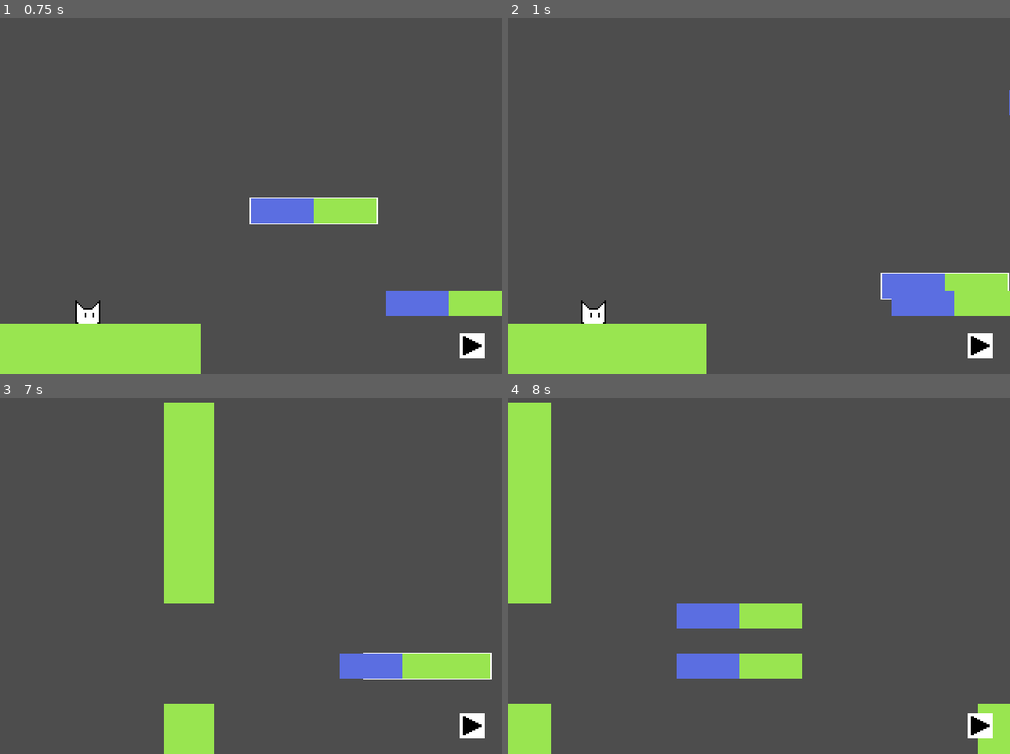
Above: before the commit, frames 1-4 (two rows, left to right).
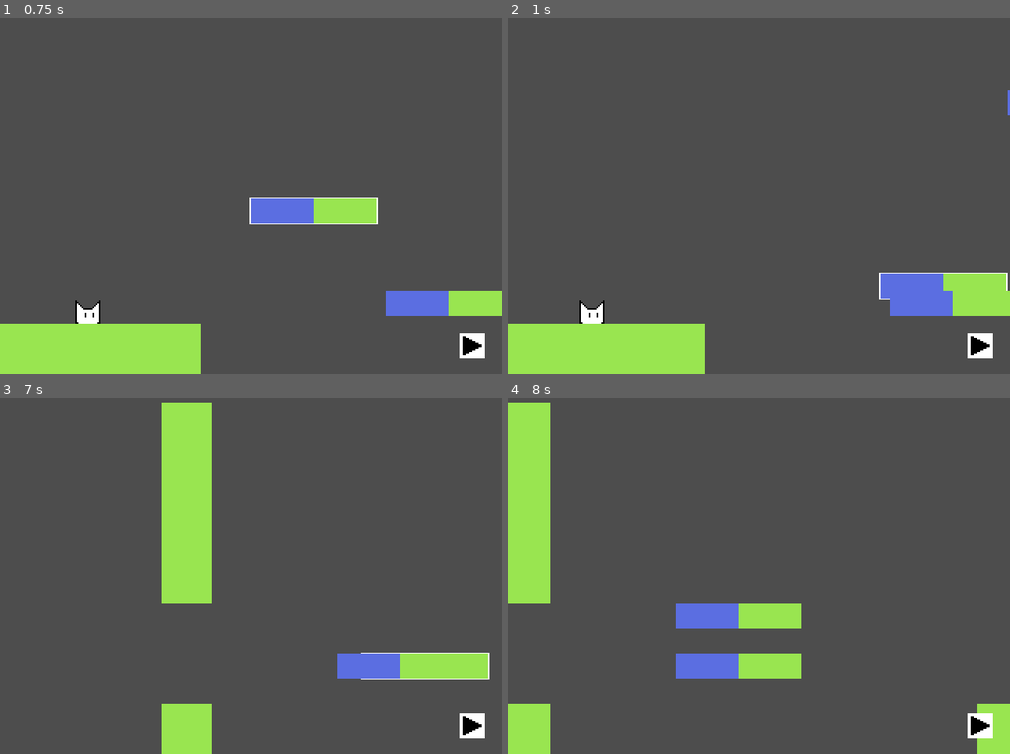
Above: after the commit, the same moments.

Repository: D-Waack/sleepy-runner-godot4
Game: Godot game, scene res://World/Maps/test_map.tscn
The game is run twice, just before and just after one commit, with the same random seed, the same clock (stepped at 60 frames per second) and the same inputs.
Inputs (mouse positions are in pixels of both pictures, inside the frame that each line leads up to):
- Up to frame 1 (0.75 s): tap Enter (ui_accept) at 0.5 s; drag from (266, 178) to (446, 302) at 0.52 s
- Up to frame 2 (1 s): no input
- Up to frame 3 (7 s): drag from (431, 682) to (225, 640) at 1.27 s; move the mouse to (356, 483) at 2.02 s; click (356, 483) at 2.17 s; tap Enter (ui_accept) at 2.75, 3.77, 4.25, 5.75 s; drag from (276, 565) to (220, 682) at 2.77 s; move the mouse to (175, 472) at 3.52 s; click (175, 472) at 3.67 s; drag from (361, 547) to (281, 483) at 4.27 s; move the mouse to (150, 583) at 5.02 s; click (150, 583) at 5.17 s; drag from (301, 483) to (50, 640) at 5.77 s; drag from (451, 490) to (451, 665) at 6.52 s
- Up to frame 4 (8 s): drag from (884, 665) to (733, 640) at 7.27 s

Frame 1 is identical in both runs. In frame 2, 0.3% of the frame differs, in the area x 14-100%, y 20-100%; in frame 3, 0.8%, in the area x 32-98%, y 1-100%; in frame 4, 0.2%.

Commit message:
Update script do mapa, adicao de comentarios e remocao de numeros magicos

Diff:
--- a/Projeto/World/Maps/test_map.gd
+++ b/Projeto/World/Maps/test_map.gd
@@ -1,44 +1,59 @@
 extends Node2D
 
-@onready var camera = $Camera2D
-@onready var player = $Player
+# Variaveis de nós
+## Objetos, limites e mapa
+@onready var tilemap = $Map
 @onready var objects = $Objects
 
-@onready var tilemap = $TileMap
+## Personagens, câmera
+@onready var camera = $Camera
+@onready var player = $Player
 
+## Interface gráfica
 @onready var interface = $GUI
 
-var limit_left = 0.0
-const limit_top = 0.0
-@onready var limit_bottom = $Boundaries/BottomBoundary.position.y
+# Variáveis de controle e máquina de estados
+enum control_states {PREPARE, SELECT, RUN, VICTORY} # estados da máquina
+var current_state = 0 # estado atual
+
+var play_pressed = false # controle entre edição de mapa e execução
+
+# Variáveis de posicionamento
+const limit_top = 0.0 # não muda, pode ser constante
+var limit_left = 0.0 # mudada para controlar posição inicial horizontal da câmera
+@onready var limit_bottom = $Boundaries/BottomBoundary.position.y # anotação @onready porque precisa da posição de um nó em Boundaries
 @onready var limit_right = $Boundaries/RightBoundary.position.x
 
-enum control_states {PREPARE, SELECT, RUN, VICTORY}
+@onready var player_position = player.position # Posição original do personagem jogável
 
-var current_state = 0
+# Constantes da câmera
+const object_drag_camera_ratio = 2.0 # velocidade de deslize da câmera
+const right_drag_threshold = 0.85 # porcentagem máxima da tela para deslize durante arrasto de objeto
+const left_drag_threshold = 0.15 # porcentagem mínima da tela para deslize durante arrasto de objeto
 
-var play_pressed = false
-
-@onready var player_position = player.position
-
-const object_drag_camera_ratio = 2.0
-
+# Configuração inicial
 func _ready():
+	# Limites da câmera são configurados
 	camera.limit_left = limit_left
 	camera.limit_bottom = limit_bottom
 	camera.limit_top = limit_top
 	camera.limit_right = limit_right
+
+	# Posição inicial da câmera é configurada
 	camera.position = player.position
 
+	# Limite esquerdo da câmera é ajustado
 	limit_left += get_viewport().get_visible_rect().size.x / 2
 
+# Roda todo frame
 func _process(_delta):
-	get_current_state()
+	# Estado atual é configurado
+	set_current_state()
 
-	camera.position.x = max(limit_left, camera.position.x)
-	camera.position.y = min(limit_top, camera.position.y)
-	camera.position.y = max(limit_bottom, camera.position.y)
+	# Ajuste da posição da câmera
+	adjust_camera_position()
 
+	# Ajuste de variáveis para cada estado (match = switch case)
 	match current_state:
 		control_states.PREPARE:
 			camera.can_drag = true
@@ -47,10 +62,13 @@
 		control_states.RUN:
 			camera.follow_along(player)
 
+	# Checks de estado
 	if player.position.y > limit_bottom:
 		player.kill()
 
-func get_current_state():
+# Subrotinas de Process
+## Configura estado atual com base em algumas condições
+func set_current_state():
 	if objects.has_grabbed:
 		current_state = control_states.SELECT
 	elif play_pressed:
@@ -58,35 +76,64 @@
 	else:
 		current_state = control_states.PREPARE
 
+## Ajuste da posição da câmera para que não passe dos limites
+func adjust_camera_position():
+	camera.position.x = max(limit_left, camera.position.x)
+	camera.position.y = min(limit_top, camera.position.y)
+	camera.position.y = max(limit_bottom, camera.position.y)
+
+# Funções de sinais
+## Quando o personagem morre
 func _on_player_dead(): # soft reset
+	# voltar ao estado de edição
 	current_state = control_states.PREPARE
-	player.position = player_position
-	interface.soft_reset()
-	objects.block_grabbing(false)
 	play_pressed = false
 
+	# objetos permitem edição outra vez
+	objects.block_grabbing(false)
+
+	# player volta ao seu lugar
+	player.position = player_position
+
+	# interface é resetada
+	interface.soft_reset()
+
+## Quando botão de play é pressionado
 func _on_gui_play_button_pressed():
+	# objetos bloqueiam edição
+	objects.block_grabbing(true)
+
+	# update em variáveis de controle
 	play_pressed = true
-	player.reset_start()
-	objects.block_grabbing(true)
 	camera.can_drag = false
 
+	# movimento e física do player são liberados
+	player.reset_start()
+
+## Quando arrastando um objeto, encaixar ele na grid
 func _on_objects_fit_to_grid(object):
-	if get_viewport().get_mouse_position().x > get_viewport().get_visible_rect().size.x * 0.85:
+	# Se posição do arrasto na tela é maior que os thresholds, arrastar a tela
+	if get_viewport().get_mouse_position().x > get_viewport().get_visible_rect().size.x * right_drag_threshold:
 		camera.position.x += object_drag_camera_ratio
-	elif get_viewport().get_mouse_position().x < get_viewport().get_visible_rect().size.x * 0.15:
+	elif get_viewport().get_mouse_position().x < get_viewport().get_visible_rect().size.x * left_drag_threshold:
 		camera.position.x = max(camera.position.x - object_drag_camera_ratio, 0)
 
+	# Cálculo de posição na grid do tilemap para fazer o snap/encaixe
 	var current_position = tilemap.to_local(object.position)
 	var map_position = tilemap.local_to_map(current_position)
 	var next_position = tilemap.map_to_local(map_position)
 	next_position = Vector2(next_position.x - tilemap.tile_set.tile_size.x/2, next_position.y - tilemap.tile_set.tile_size.y/2)
 
+	# Checando se a posição está dentro dos limites. Se está, atualizar a posição. Se não, resetar a posição
 	if next_position.y < limit_bottom and next_position.y > -16 and next_position.x > -16:
 		object.position = next_position
 	else:
 		object.reset_position()
 
+## Quando o personagem alcança a bandeira
 func _on_goal_goal_reached():
+	# Update para o estado de vitória
 	current_state = control_states.VICTORY
+
+	# Mostrar a tela de vitória
 	interface.show_victory()
--- a/Projeto/World/Maps/test_map.tscn
+++ b/Projeto/World/Maps/test_map.tscn
@@ -29,18 +29,10 @@
 script = ExtResource("1_tcxhk")
 metadata/_edit_vertical_guides_ = []
 
-[node name="TileMap" type="TileMap" parent="."]
+[node name="Map" type="TileMap" parent="."]
 tile_set = SubResource("TileSet_dpf6e")
 format = 2
 layer_0/tile_data = PackedInt32Array(851970, 65536, 0, 917506, 65536, 0, 917505, 65536, 0, 851968, 65536, 0, 917504, 65 …(1211 unchanged characters)…
-
-[node name="Player" parent="." instance=ExtResource("2_d7ih6")]
-position = Vector2(48, 192)
-
-[node name="Camera2D" type="Camera2D" parent="."]
-position = Vector2(53, 198)
-position_smoothing_enabled = true
-script = ExtResource("4_u2sgk")
 
 [node name="Objects" type="Node2D" parent="."]
 script = ExtResource("5_o73d1")
@@ -67,6 +59,14 @@
 
 [node name="RightBoundary" type="Marker2D" parent="Boundaries"]
 position = Vector2(912, 240)
+
+[node name="Camera" type="Camera2D" parent="."]
+position = Vector2(53, 198)
+position_smoothing_enabled = true
+script = ExtResource("4_u2sgk")
+
+[node name="Player" parent="." instance=ExtResource("2_d7ih6")]
+position = Vector2(48, 192)
 
 [node name="Goal" parent="." instance=ExtResource("7_7x4rw")]
 
Not shown: 1 places in Projeto/World/Maps/test_map.tscn that only renumber resources
